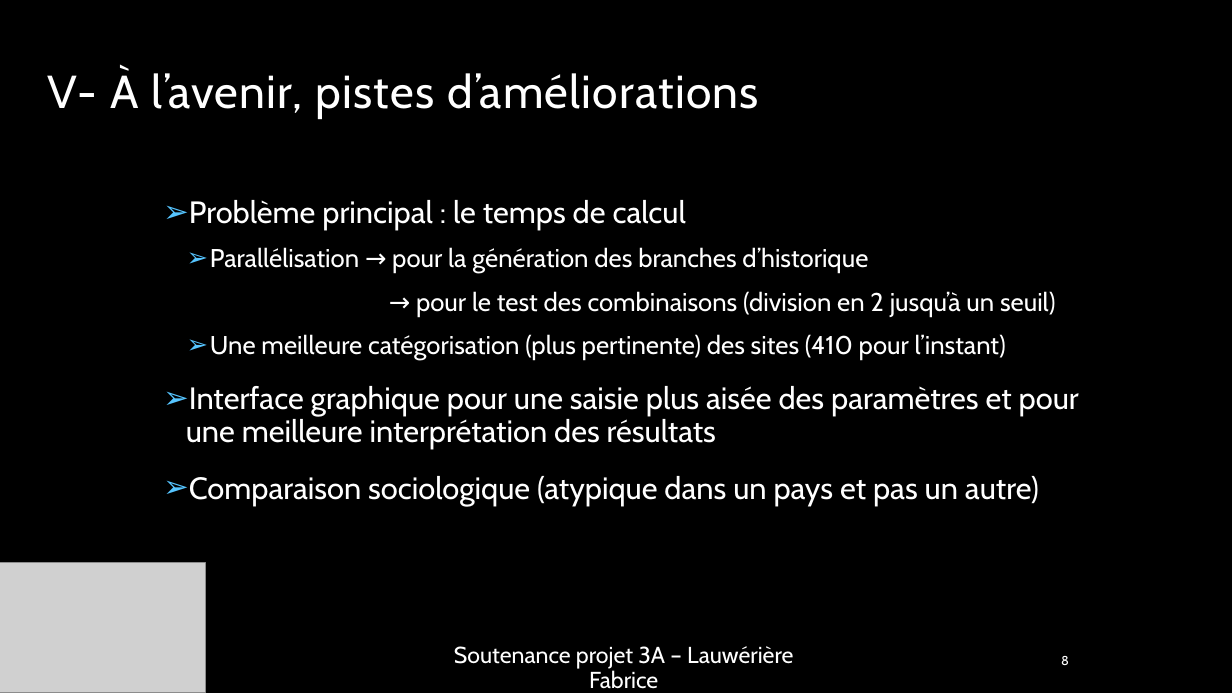
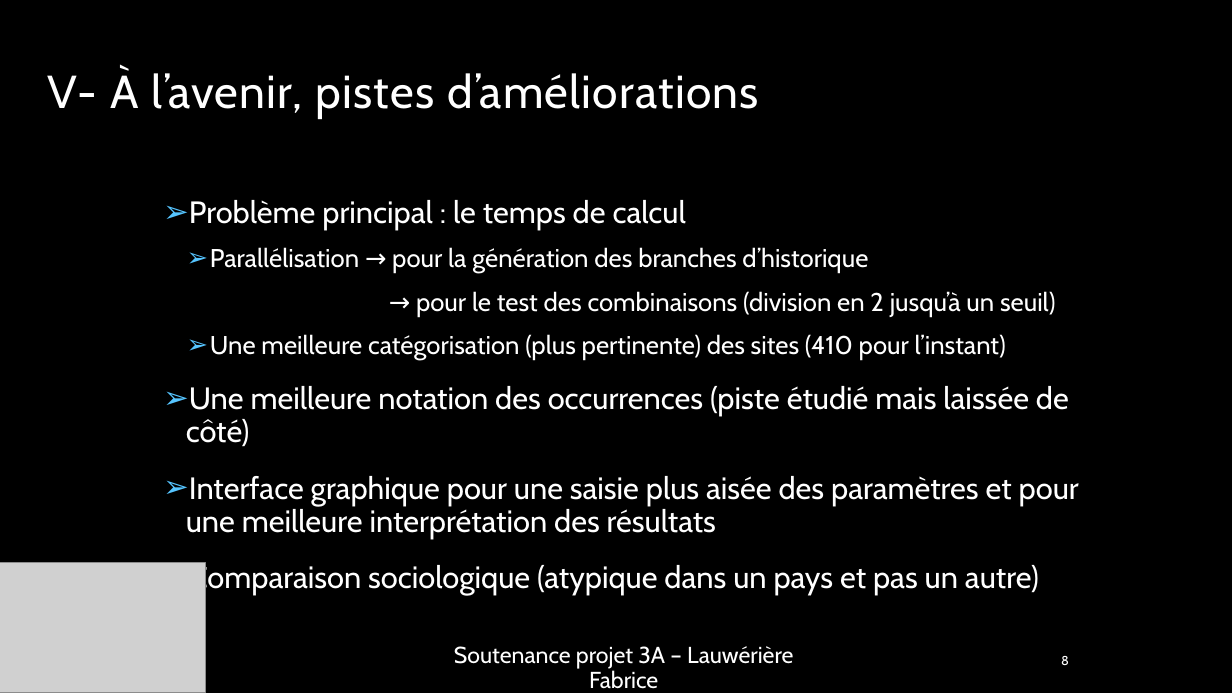
Before and after one commit to fabrice-lauweriere/projet3a-AtypicDetection, a slide deck: slide 9 of Documents/soutenance/soutenanceProjet3A.pptx. Drawn at 1232x693 pixels with LibreOffice and Linux fonts; fonts in the diff are those of the drawing; grey boxes stand for pictures; background and template pictures are left out. Boxes give left, top, right and bottom in pixels: in the first picture for what was removed or moved away, otherwise in the second. Text is boxed around its words. In the diff, an @@ line names an element or a change of style, - is before the commit and + after.

```diff
--- a/Documents/soutenance/soutenanceProjet3A.pptx
+++ b/Documents/soutenance/soutenanceProjet3A.pptx
@@ text at (186, 386, 1069, 447): paragraph added @@
+➢ Une meilleure notation des occurrences (piste étudié mais laissée de côté)
```
Also in this commit, not shown: 1 other slide changed, 8 other files.
